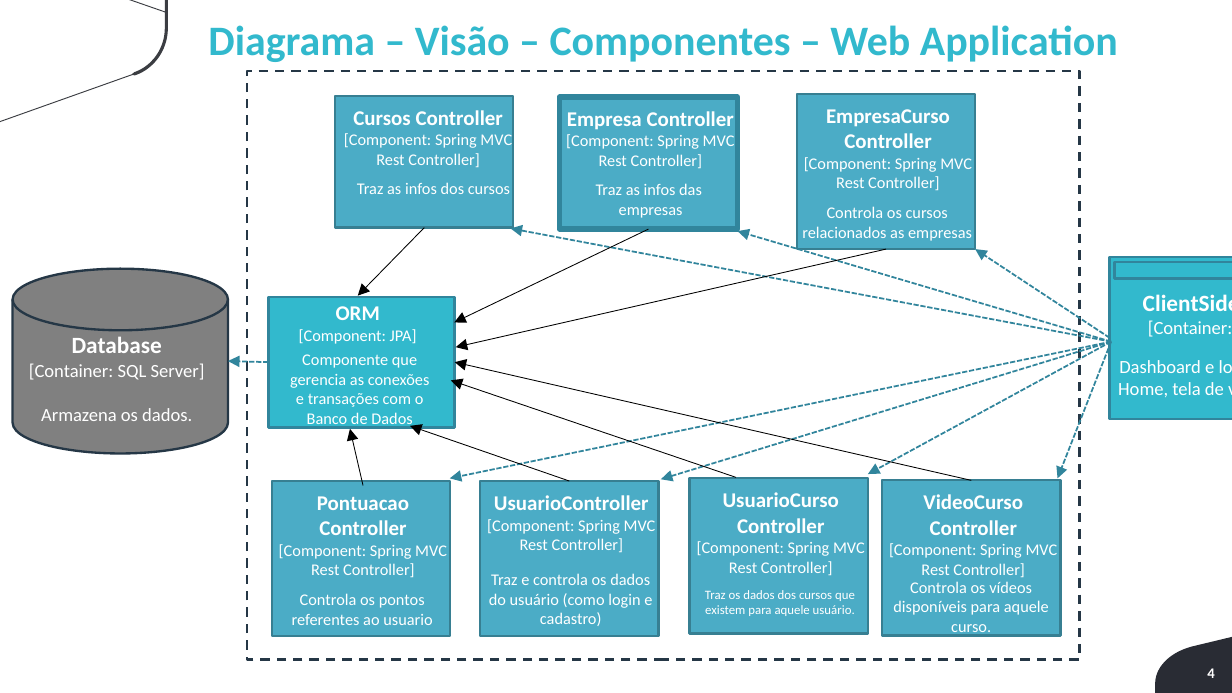
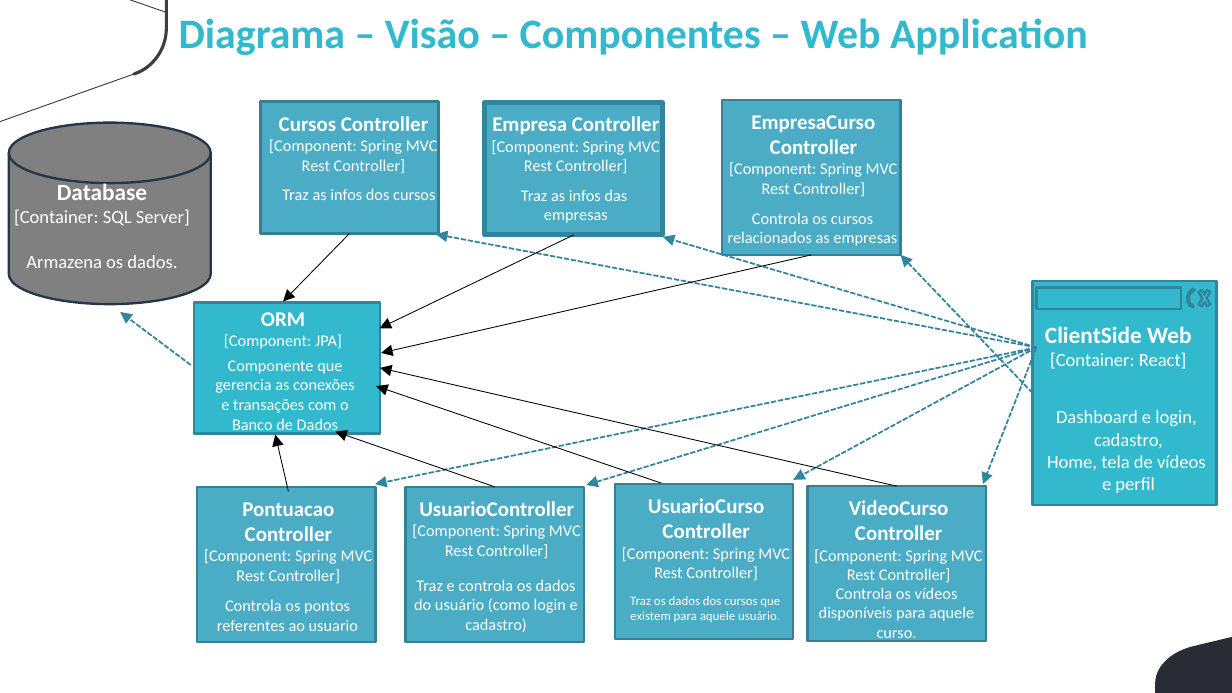
Before and after one commit to winicius-silva/viden-grupo-4-3adsb, a slide deck: slide 4 of Documentação/Engenharia de Sofware - Arq Componentes.pptx. Drawn at 1232x693 pixels with LibreOffice and Linux fonts; fonts in the diff are those of the drawing; background and template pictures are left out. Boxes give left, top, right and bottom in pixels: in the first picture for what was removed or moved away, otherwise in the second. Text is boxed around its words. In the diff, an @@ line names an element or a change of style, - is before the commit and + after.

```diff
--- a/Documentação/Engenharia de Sofware - Arq Componentes.pptx
+++ b/Documentação/Engenharia de Sofware - Arq Componentes.pptx
@@ text "Diagrama – Visão – Componentes ...": place and size @@
-text "Diagrama – Visão – Componentes ..." at bbox=[208, 25, 1118, 62]
+text "Diagrama – Visão – Componentes ..." at bbox=[179, 18, 1088, 55]
@@ rectangle removed at bbox=[246, 71, 1079, 660] @@
@@ cylinder: place and size @@
-cylinder at bbox=[13, 269, 228, 453]
+cylinder at bbox=[8, 122, 210, 304]
@@ text "Database" rewrapped from bbox=[29, 336, 205, 380] to bbox=[14, 181, 190, 268] @@
@@ arrow moved from (1110, 338) - (976, 249) to (1033, 393) - (901, 255) @@
@@ rectangle: place and size @@
-rectangle at bbox=[1110, 257, 1232, 419]
+rectangle at bbox=[1033, 281, 1217, 505]
@@ rectangle: place and size @@
-rectangle at bbox=[1115, 261, 1232, 278]
+rectangle at bbox=[1037, 287, 1182, 308]
@@ circular arrow added at bbox=[1185, 287, 1203, 309], outline #31859C 2 pt @@
@@ cross added at bbox=[1197, 284, 1213, 312], outline #31859C 2 pt @@
@@ arrow moved from (268, 362) - (228, 361) to (191, 365) - (121, 312) @@
@@ text "ClientSide Web" rewrapped from bbox=[1143, 294, 1232, 337] to bbox=[1045, 326, 1192, 369] @@
@@ 16 texts, 13 arrows, 8 rectangles: place and size @@
-16 texts, 13 arrows, 8 rectangles at bbox=[268, 94, 1111, 637]
+16 texts, 13 arrows, 8 rectangles at bbox=[194, 100, 1037, 643]
@@ text removed at bbox=[41, 408, 192, 421] @@
-Armazena os dados.
@@ text at bbox=[1047, 410, 1206, 493]: text changed @@
-Dashboard e login, cadastro,
-Home, tela de vídeos e perfil
+Dashboard e login,
+cadastro,
+Home, tela de vídeos
+e perfil
@@ page number removed at bbox=[1207, 668, 1214, 678] @@
-4
```
Also in this commit, not shown: 7 other files.
